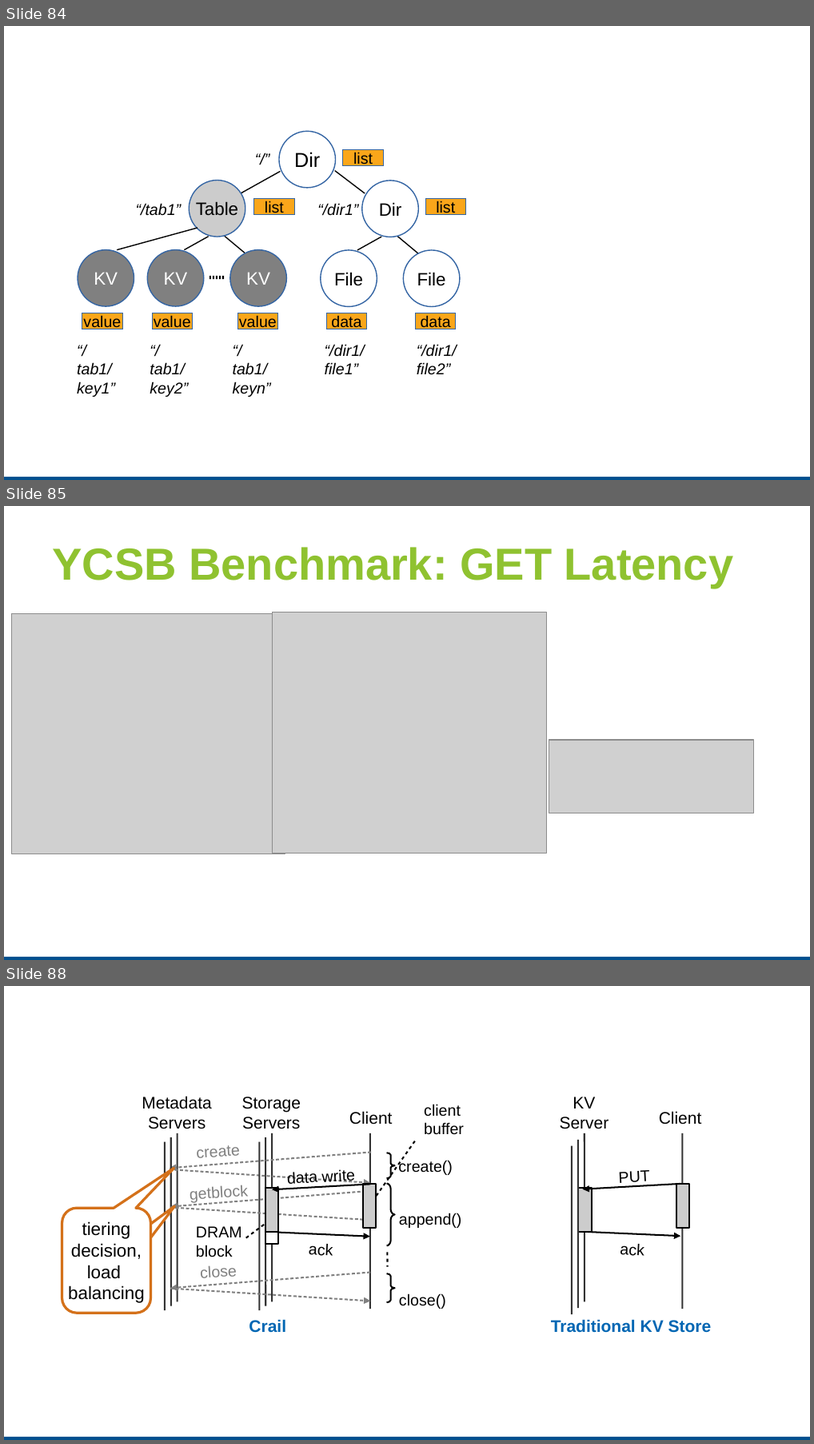
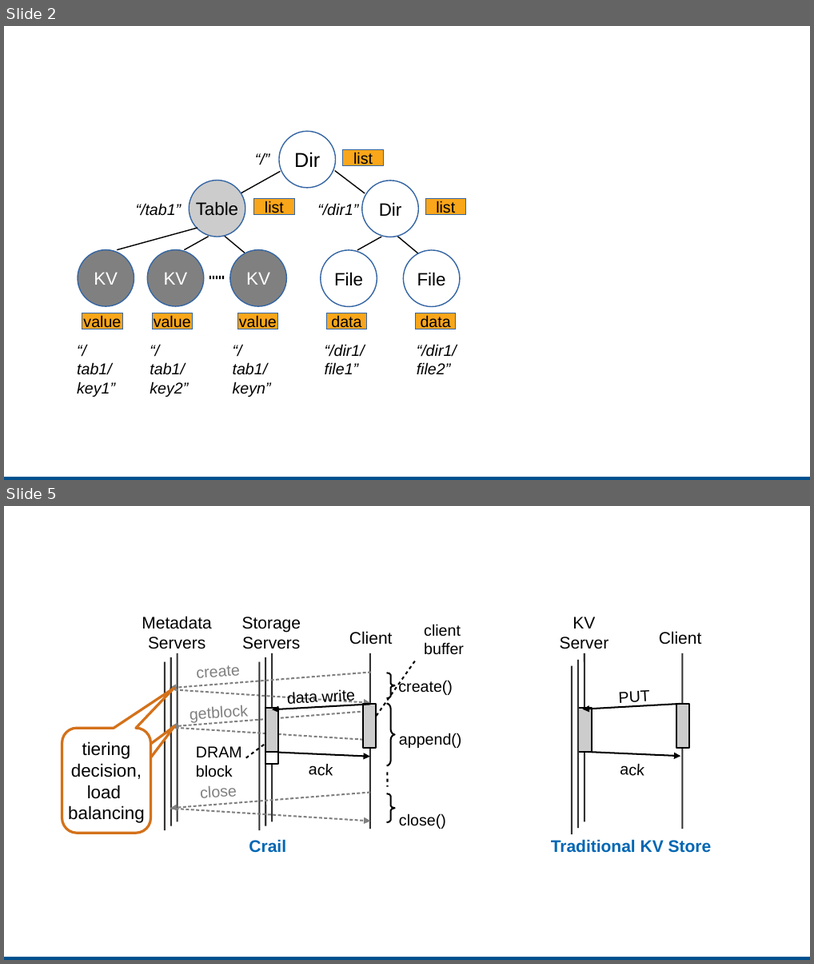
Before and after one commit to apache/incubator-crail-website, a slide deck: site/_graphix/nodekernel.odp. Shown one above the other, each under a label of ours: slides 84, 85 and 88 before the commit, slides 2 and 5 after it; the slides between them are not shown. The pictures are 814x1444 and 814x964 pixels, drawn with LibreOffice and Linux fonts; fonts in the diff are those of the drawing; grey boxes stand for pictures. Boxes give left, top, right and bottom in pixels: in the first picture for what was removed or moved away, otherwise in the second. Text is boxed around its words. In the diff, an @@ line names an element or a change of style, - is before the commit and + after.

```diff
--- a/site/_graphix/nodekernel.odp
+++ b/site/_graphix/nodekernel.odp
@@ slide 85 removed at bbox=[4, 506, 810, 960], background #FFFFFF; not listed: 1 template element that a slide beside it also shows @@
@@ title removed at bbox=[53, 547, 734, 588] @@
-YCSB Benchmark: GET Latency
@@ picture removed at bbox=[11, 614, 286, 853] @@
@@ picture removed at bbox=[273, 612, 546, 852] @@
@@ picture removed at bbox=[549, 740, 754, 813] @@
@@ what was slide 84 is now slide 2 @@
@@ what was slide 88 is now slide 5 @@
```
Also in this commit, not shown: 2 slides added, 86 other slides removed, 5 other files.
